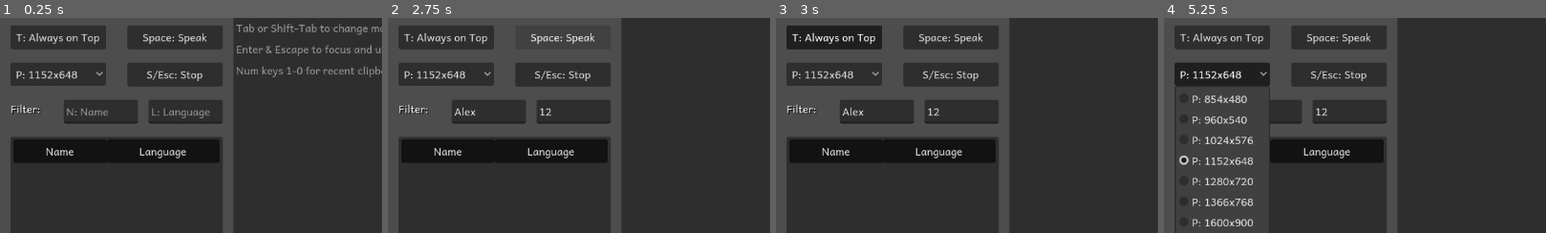
Above: before the commit, frames 1-4 (left to right).
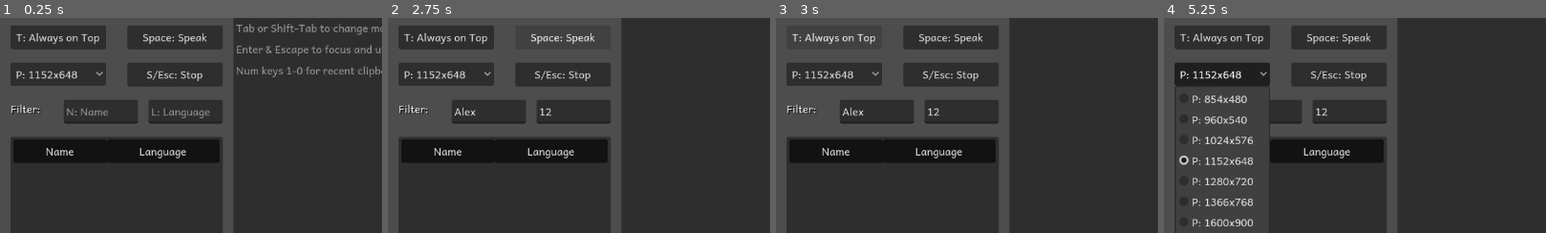
Above: after the commit, the same moments.

Repository: lesleyrs/clipboard-narrator
Game: Godot game, scene res://main.tscn
The game is run twice, just before and just after one commit, with the same random seed, the same clock (stepped at 60 frames per second) and the same inputs.
Inputs (mouse positions are % of the whole screen's width and height, from its top left):
- Up to frame 1 (0.25 s): no input
- Up to frame 2 (2.75 s): click (13, 48) at 0.52 s; type "Alex" at 0.6 s; click (24, 48) at 0.75 s; type "12" at 0.83 s; click (54, 55) at 0.98 s; type "Alex" at 1.07 s; click "O: Open Settings" at 1.25 s; click "Space: Speak" at 2 s
- Up to frame 3 (3 s): click "T: Always on Top" at 2.75 s
- Up to frame 4 (5.25 s): click "R: Interrupt" at 3.5 s; click "S/Esc: Stop" at 4.25 s; click "P: 1152x648" at 5 s
The pictures show only the part of the screen within x 0-50%, y 27-77%; the shares and areas given below are measured in that part.

Frames 1-2 are identical in both runs. In frame 3, 2.5% of the frame differs, in the area x 2-28%, y 3-15%; in frame 4, nothing differs.
Error before the commit: Invalid access to property or key 'current mode' on a base object of type 'Nil'. (res://main.gd:351)
Error after the commit: Invalid access to property or key 'current mode' on a base object of type 'Nil'. (res://main.gd:356)

Commit message:
less code duplication

Diff:
--- a/main.gd
+++ b/main.gd
@@ -82,13 +82,11 @@
 	DisplayServer.tts_set_utterance_callback(DisplayServer.TTS_UTTERANCE_BOUNDARY, Callable(self, "_on_utterance_boundary"))
 
 	refresh()
+	set_mode(false)
 	if $ButtonOnTop.button_pressed:
 		$ButtonOnTop.emit_signal("pressed")
 	if $ButtonFullscreen.button_pressed:
 		$ButtonFullscreen.emit_signal("pressed")
-	var mode_name: String = MODE.keys()[current_mode] + " MODE"
-	DisplayServer.window_set_title("Clipboard Narrator - %s" % mode_name)
-
 	notification(NOTIFICATION_WM_WINDOW_FOCUS_IN)
 
 func _unhandled_input(event):
@@ -127,7 +125,7 @@
 				current_mode = MODE.INTERRUPT
 			2:
 				current_mode = MODE.QUEUE
-		set_mode()
+		set_mode(true)
 
 	elif Input.is_action_just_pressed("tts_tab") and !$Utterance.has_focus():
 		match current_mode:
@@ -137,7 +135,7 @@
 				current_mode = MODE.MANUAL
 			2:
 				current_mode = MODE.INTERRUPT
-		set_mode()
+		set_mode(true)
 
 	if Input.is_action_just_pressed("tts_space"):
 		$ButtonToggle.emit_signal("pressed")
@@ -209,16 +207,17 @@
 		and DisplayServer.window_get_mode() != DisplayServer.WINDOW_MODE_MAXIMIZED:
 			$OptionButton.show_popup()
 
-func set_mode():
-	var voice: Array = DisplayServer.tts_get_voices_for_language("en")
-	if !voice.is_empty():
-		var mode_name: String = MODE.keys()[current_mode] + " MODE"
-		ut_map[id] = mode_name
-		DisplayServer.tts_speak(mode_name, voice[0], $HSliderVolume.value, $HSliderPitch.value, $HSliderRate.value, id, true)
-		id += 1
-		DisplayServer.window_set_title("Clipboard Narrator - %s" % mode_name)
-
-func get_savedata():
+func set_mode(speech: bool) -> void:
+	var mode_name: String = MODE.keys()[current_mode] + " MODE"
+	DisplayServer.window_set_title("Clipboard Narrator - %s" % mode_name)
+	if speech:
+		var voice: Array = DisplayServer.tts_get_voices_for_language("en")
+		if !voice.is_empty():
+			ut_map[id] = mode_name
+			DisplayServer.tts_speak(mode_name, voice[0], $HSliderVolume.value, $HSliderPitch.value, $HSliderRate.value, id, true)
+			id += 1
+
+func get_savedata() -> Dictionary:
 	var savedata: Dictionary = {
 		"total characters": total_chars,
 		"total lines": total_lines,
@@ -235,13 +234,13 @@
 	}
 	return savedata
 
-func save_files():
+func save_files() -> void:
 	var json_data: String = JSON.stringify(get_savedata(), "\t")
 	var save: FileAccess = FileAccess.open(save_path, FileAccess.WRITE)
 	if FileAccess.get_open_error() == OK:
 		save.store_string(json_data)
 
-func load_files():
+func load_files() -> void:
 	if FileAccess.file_exists(save_path):
 		var save: FileAccess = FileAccess.open(save_path, FileAccess.READ)
 		if FileAccess.get_open_error() == OK:
@@ -264,14 +263,14 @@
 			$ButtonOnTop.button_pressed = data["always on top"]
 			$ButtonFullscreen.button_pressed = data["fullscreen"]
 
-func resize_label():
+func resize_label() -> void:
 	$RichTextLabel.size.y = $RichTextLabel.get_line_count() * 27
 	if $RichTextLabel.size.y >= 616:
 		$RichTextLabel.size.y = 616
 		$RichTextLabel.scroll_active = true
 
 @warning_ignore("integer_division")
-func format_suffix():
+func format_suffix() -> void:
 	var format_chars: String
 	var format_lines: String
 	var chars_copied: String = " chars "
@@ -333,7 +332,7 @@
 		else:
 			$LinesLabel.text = "[center]" + str(DisplayServer.clipboard_get().count("\n")) + format_lines + "[/center]"
 
-func filter_nl():
+func filter_nl() -> String:
 	var string: PackedStringArray = last_copy.replace("\r", "").split("\n\n")
 	var text: String = ""
 	for s in string:
@@ -343,19 +342,19 @@
 			text += s.replace("\n", " ")
 	return text
 
-func refresh():
+func refresh() -> void:
 	$LineEditFilterName.emit_signal("text_changed", $LineEditFilterName.text)
 	$LineEditFilterLang.emit_signal("text_changed", $LineEditFilterLang.text)
 	$ColorPickerButton.emit_signal("color_changed", $ColorPickerButton.color)
 	$OptionButton.emit_signal("item_selected", $OptionButton.selected)
-	if current_mode != save_data["current mode"]:
-			set_mode()
 	# changing fullscreen/always on top during runtime went out of sync so it's left out
 
 func _process(_delta):
 	if JSON.parse_string(FileAccess.get_file_as_string(save_path)) != save_data:
 		load_files()
 		refresh()
+		if current_mode != save_data["current mode"]:
+			set_mode(true)
 		save_data = JSON.parse_string(FileAccess.get_file_as_string(save_path))
 
 	if $RichTextLabel.get_line_count() != last_lines:
@@ -437,7 +436,7 @@
 	$RichTextLabel.size.y = 27
 	$RichTextLabel.scroll_active = false
 
-func pause_resume():
+func pause_resume() -> void:
 	if !DisplayServer.tts_is_paused():
 		DisplayServer.tts_pause()
 	else:
